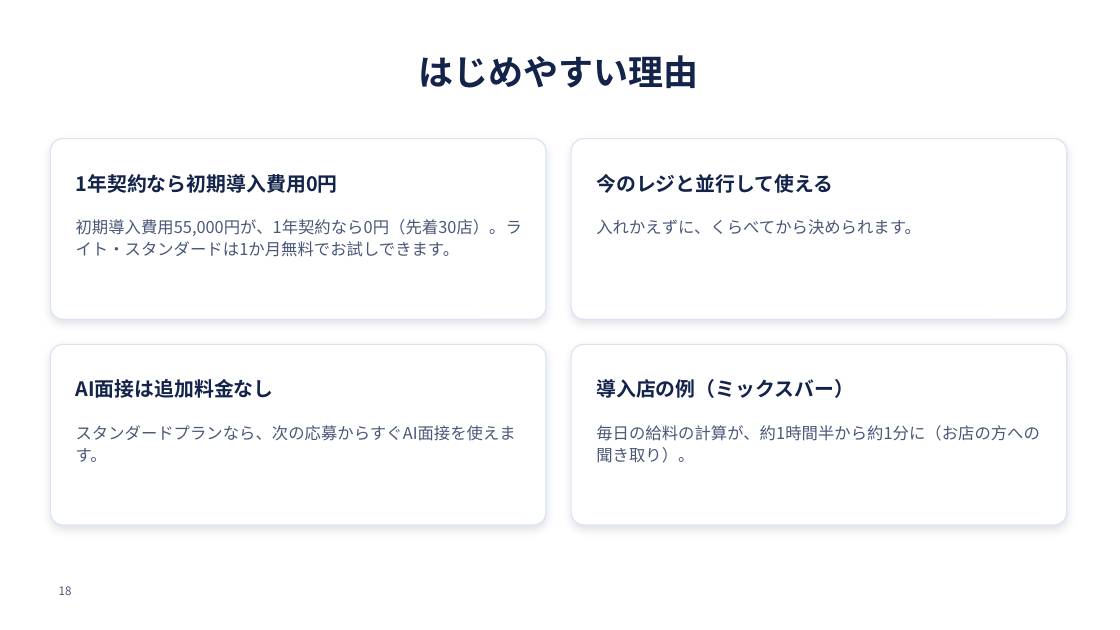
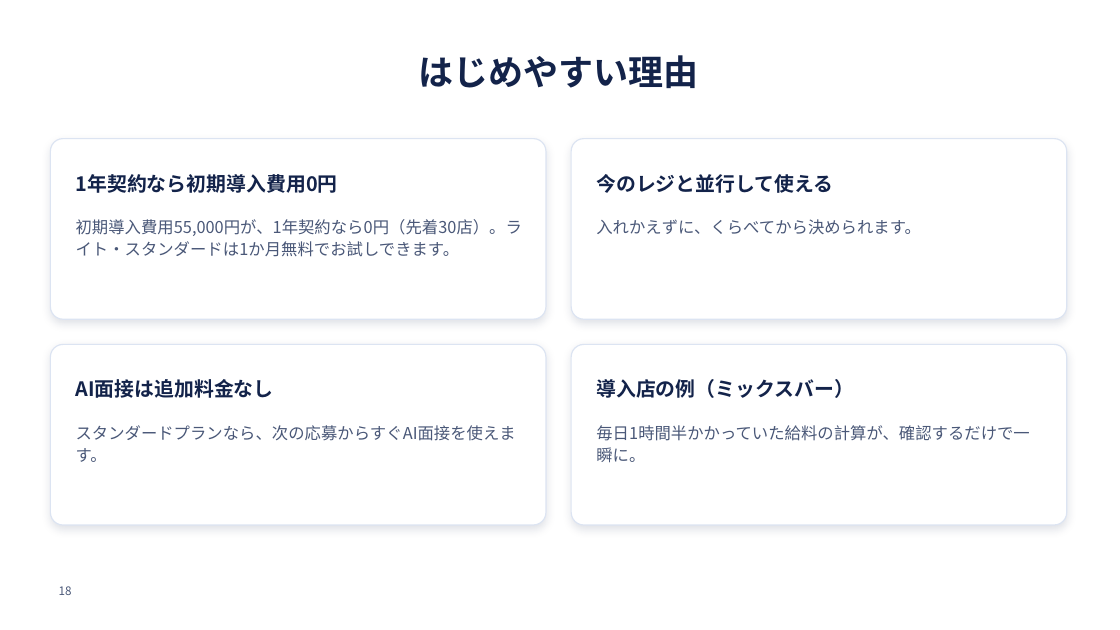
Before and after one commit to SatoAkito2026/GACHICAREERAI, a slide deck: slide 18 of docs/posupos-sales/posupos-teian.pptx. Drawn at 1120x630 pixels with LibreOffice and Linux fonts; fonts in the diff are those of the drawing; background and template pictures are left out. Boxes give left, top, right and bottom in pixels: in the first picture for what was removed or moved away, otherwise in the second. Text is boxed around its words. In the diff, an @@ line names an element or a change of style, - is before the commit and + after.

```diff
--- a/docs/posupos-sales/posupos-teian.pptx
+++ b/docs/posupos-sales/posupos-teian.pptx
@@ text at (596,425,1029,463): text changed @@
-毎日の給料の計算が、約1時間半から約1分に（お店の方への聞き取り）。
+毎日1時間半かかっていた給料の計算が、確認するだけで一瞬に。
```
Also in this commit, not shown: 1 other slide changed, 16 other files.
